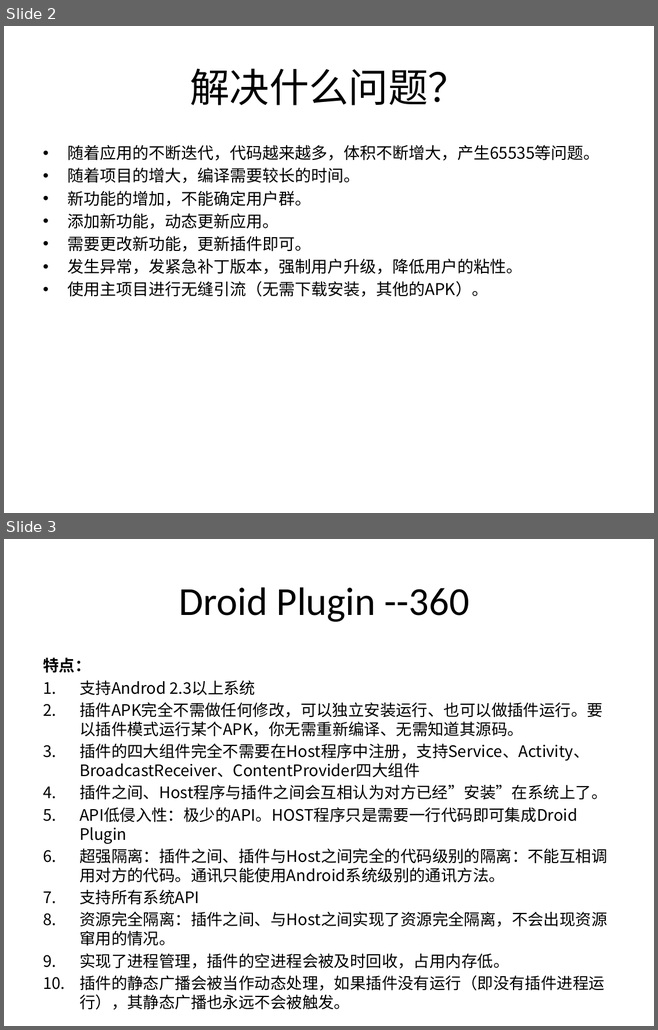
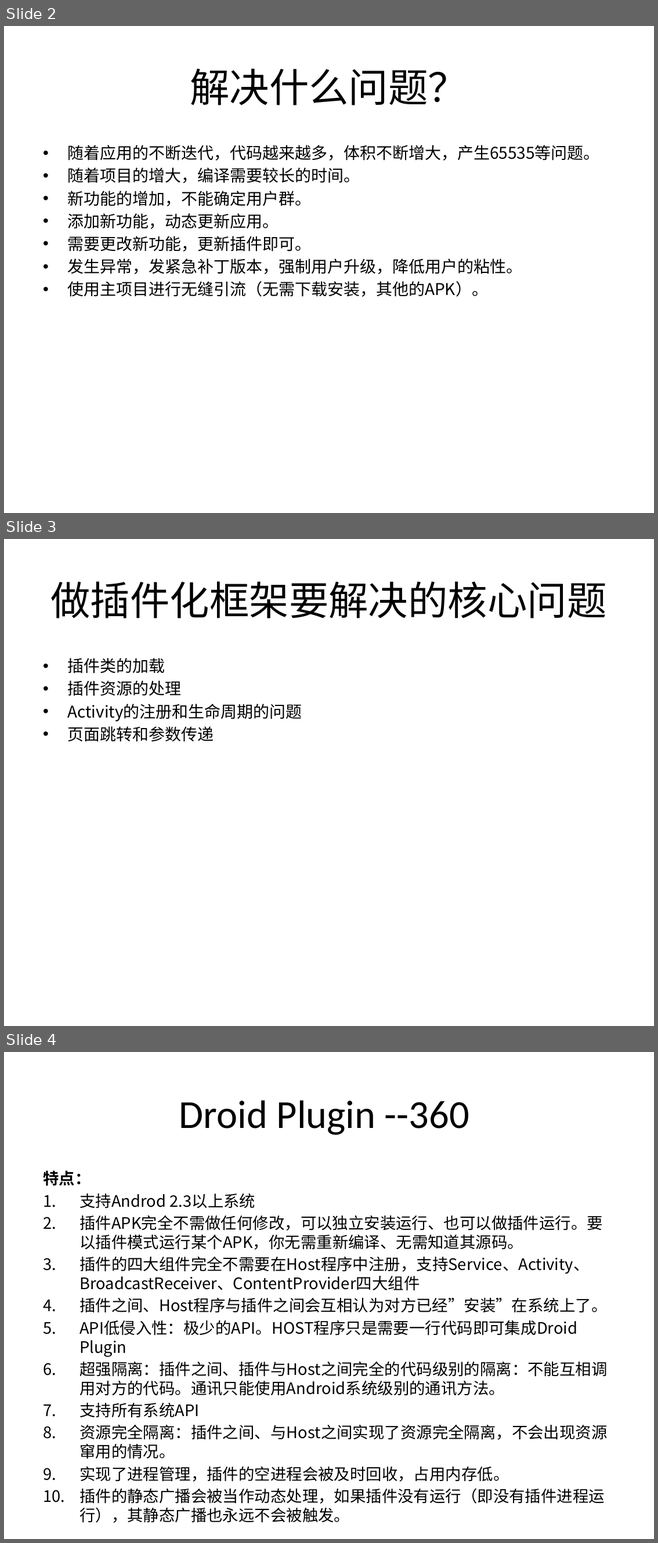
Before and after one commit to YongHuiLuo/SmallHost, a slide deck: Android 插件化开发.pptx. Shown one above the other, each under a label of ours: slides 2 and 3 before the commit, slides 2, 3 and 4 after it. The pictures are 658x1030 and 658x1543 pixels, drawn with LibreOffice and Linux fonts; fonts in the diff are those of the drawing. Boxes give left, top, right and bottom in pixels: in the first picture for what was removed or moved away, otherwise in the second. Text is boxed around its words. In the diff, an @@ line names an element or a change of style, - is before the commit and + after.

```diff
--- a/Android 插件化开发.pptx
+++ b/Android 插件化开发.pptx
@@ slide 3 added at (4, 539, 654, 1026), background #FFFFFF @@
@@ title added at (50, 581, 606, 618), 44 pt, text #000000 @@
+做插件化框架要解决的核心问题
@@ text added at (67, 658, 302, 742), 18 pt, text #000000 @@
+• 插件类的加载
+• 插件资源的处理
+• Activity的注册和生命周期的问题
+• 页面跳转和参数传递
@@ what was slide 3 is now slide 4 @@
```
Also in this commit, not shown: 1 slide changed, 31 other files.
